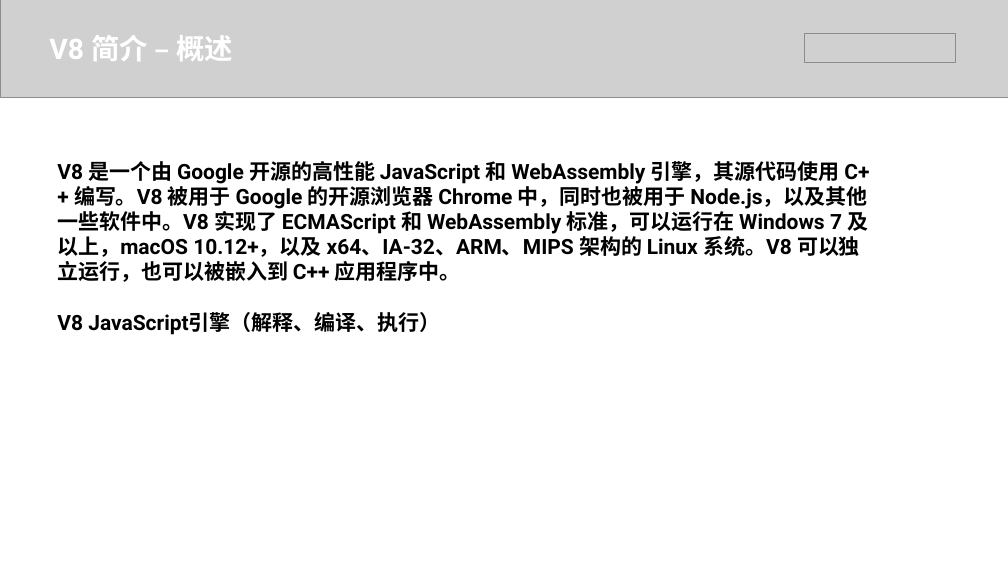
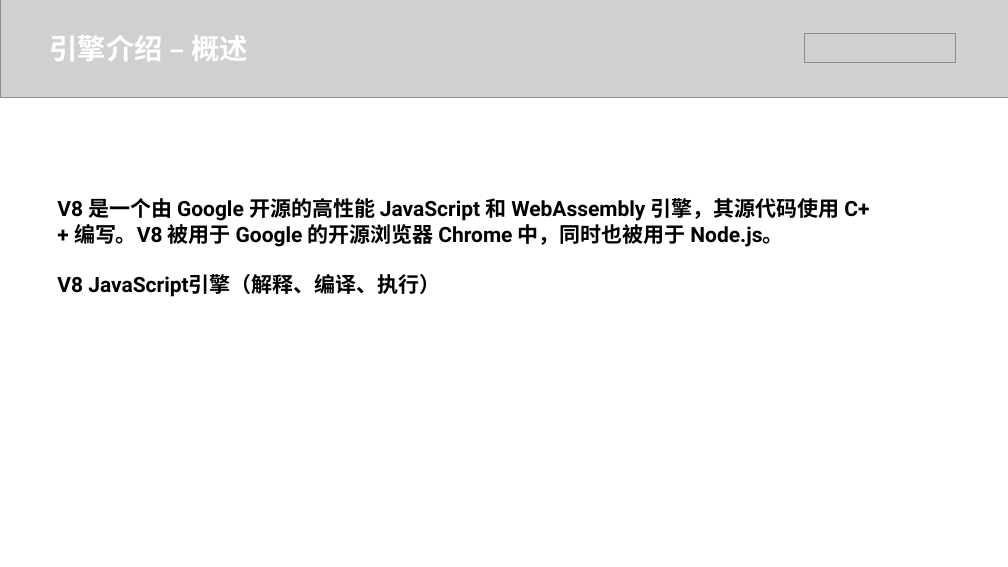
Before and after one commit to hjl19911127/js-performance, a slide deck: slide 4 of 漫谈JS性能.pptx. Drawn at 1008x567 pixels with LibreOffice and Linux fonts; fonts in the diff are those of the drawing; grey boxes stand for pictures. Boxes give left, top, right and bottom in pixels: in the first picture for what was removed or moved away, otherwise in the second. Text is boxed around its words. In the diff, an @@ line names an element or a change of style, - is before the commit and + after.

```diff
--- a/漫谈JS性能.pptx
+++ b/漫谈JS性能.pptx
@@ text at <box>49,35,248,61</box>: text changed; font Roboto to Noto Sans CJK SC @@
-V8 简介 – 概述
+引擎介绍 – 概述
@@ text "V8 是一个由 Google 开源的高性能 JavaScript ...": place and size @@
-text "V8 是一个由 Google 开源的高性能 JavaScript ..." at <box>57,161,869,335</box>
+text "V8 是一个由 Google 开源的高性能 JavaScript ..." at <box>57,198,869,297</box>
@@ text at <box>57,198,869,247</box>: text changed @@
-V8 是一个由 Google 开源的高性能 JavaScript 和 WebAssembly 引擎，其源代码使用 C++ 编写。V8 被用于 Google 的开源浏览器 Chrome 中，同时也被用于 Node.js，以及其他一些软件中。V8 实现了 ECMAScript 和 WebAssembly 标准，可以运行在 Windows 7 及以上，macOS 10.12+，以及 x64、IA-32、ARM、MIPS 架构的 Linux 系统。V8 可以独立运行，也可以被嵌入到 C++ 应用程序中。
+V8 是一个由 Google 开源的高性能 JavaScript 和 WebAssembly 引擎，其源代码使用 C++ 编写。V8 被用于 Google 的开源浏览器 Chrome 中，同时也被用于 Node.js。
```
Also in this commit, not shown: 4 other slides changed, 4 slides added, 2 slides removed, 3 other files.
